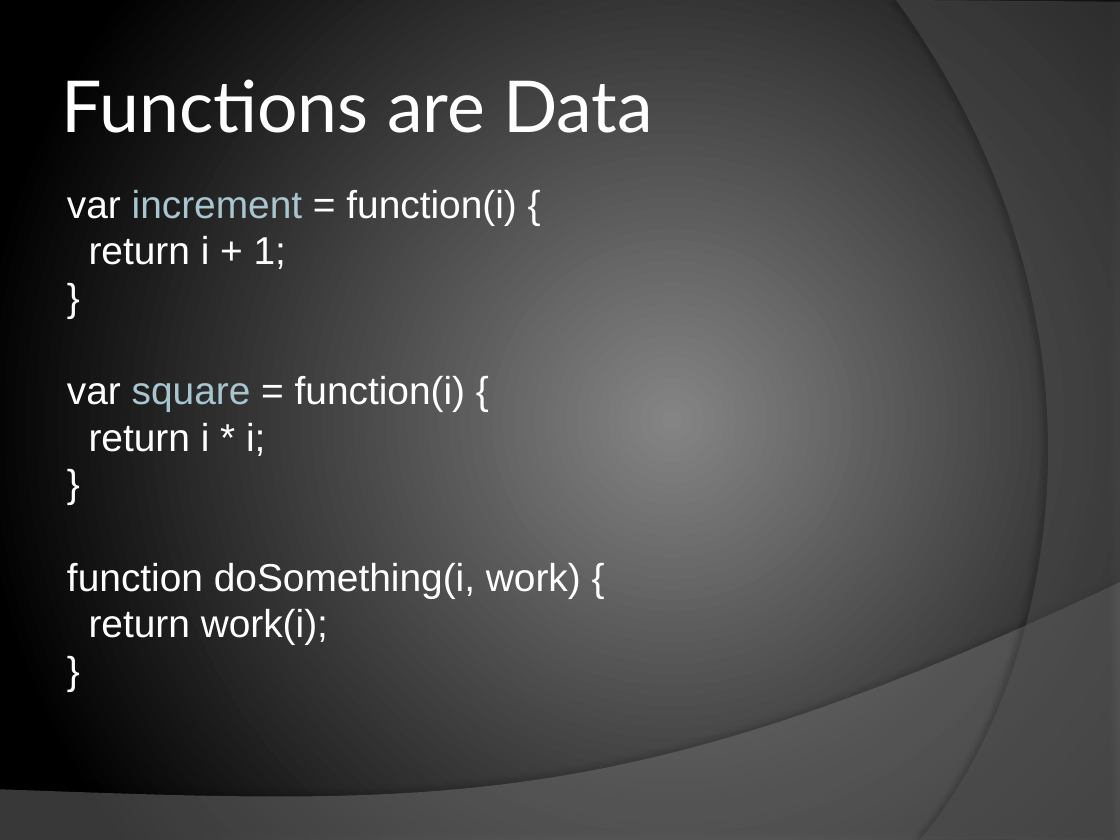
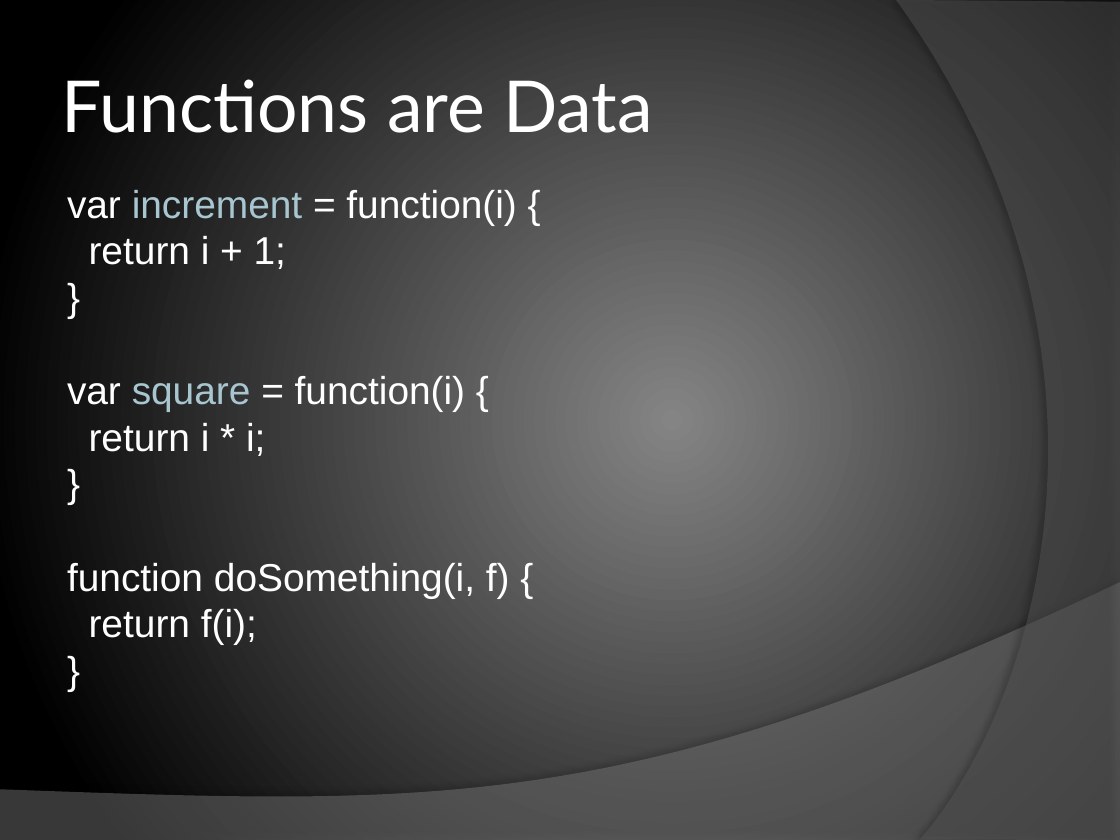
Before and after one commit to chrislewis/JaxFunc_0_ImperativelyFunctional, a slide deck: slide 10 of JaxFunc.pptx. Drawn at 1120x840 pixels with LibreOffice and Linux fonts; fonts in the diff are those of the drawing. Boxes give left, top, right and bottom in pixels: in the first picture for what was removed or moved away, otherwise in the second. Text is boxed around its words. In the diff, an @@ line names an element or a change of style, - is before the commit and + after.

Commit message:
final!

```diff
--- a/JaxFunc.pptx
+++ b/JaxFunc.pptx
@@ text at <box>67,562,510,645</box>: text changed @@
-function doSomething(i, work) {
-return work(i);
+function doSomething(i, f) {
+return f(i);
```
Also in this commit, not shown: 1 slide added.
